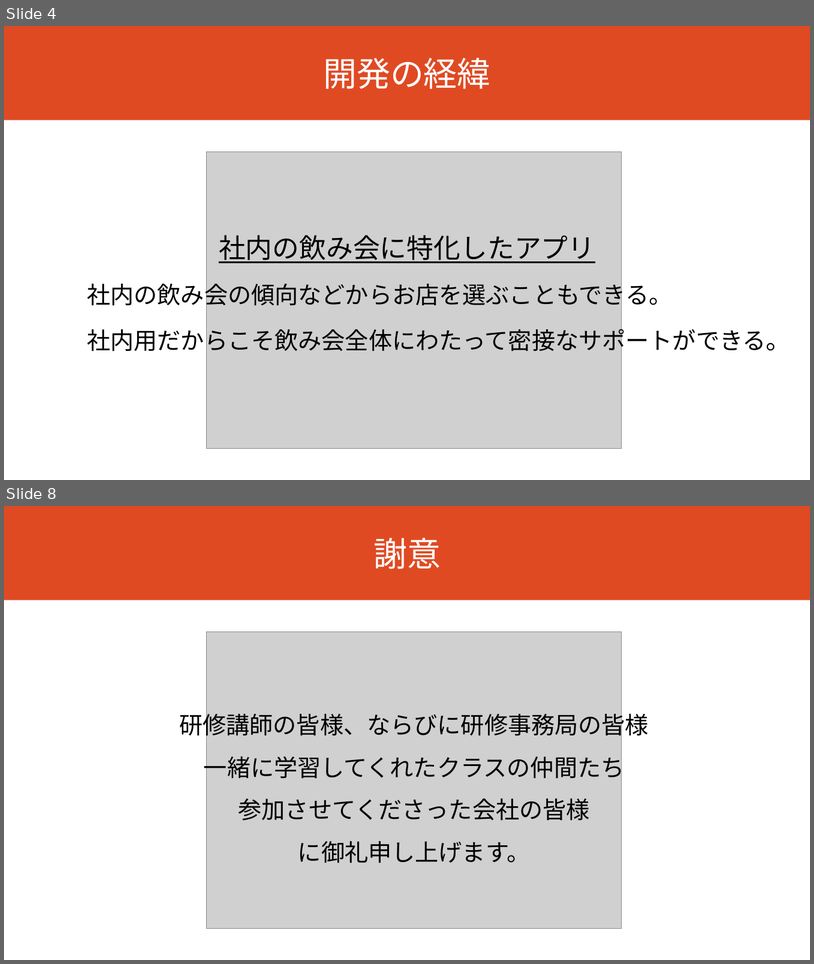
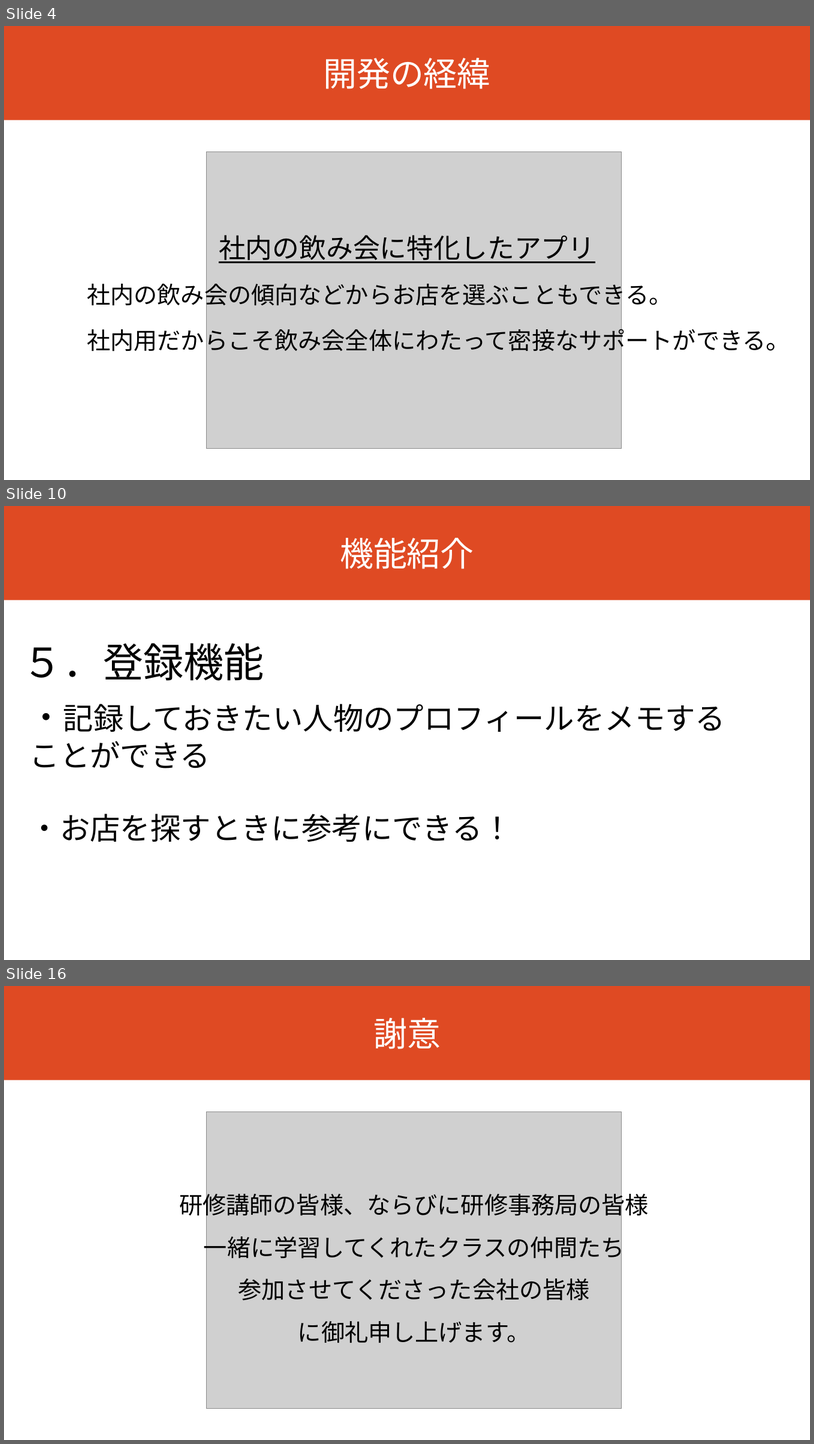
Before and after one commit to dojo2023/B-3, a slide deck: doc/B3_発表資料.pptx. Shown one above the other, each under a label of ours: slides 4 and 8 before the commit, slides 4, 10 and 16 after it; the slides between them are not shown. The pictures are 814x964 and 814x1444 pixels, drawn with LibreOffice and Linux fonts; fonts in the diff are those of the drawing; grey boxes stand for pictures. Boxes give left, top, right and bottom in pixels: in the first picture for what was removed or moved away, otherwise in the second. Text is boxed around its words. In the diff, an @@ line names an element or a change of style, - is before the commit and + after.

```diff
--- a/doc/B3_発表資料.pptx
+++ b/doc/B3_発表資料.pptx
@@ slide 10 added at (4, 506, 810, 960), background #FFFFFF @@
@@ rectangle added at (4, 506, 810, 600), fill #DF4A23, 40 pt, text #FFFFFF @@
+機能紹介
@@ text added at (23, 643, 264, 681), 48 pt, text #000000 @@
+５．登録機能
@@ text added at (30, 703, 726, 842), 36 pt, text #000000 @@
+・記録しておきたい人物のプロフィールをメモすることができる
+・お店を探すときに参考にできる！
@@ what was slide 8 is now slide 16 @@
```
Also in this commit, not shown: 3 slides changed, 7 other slides added.
